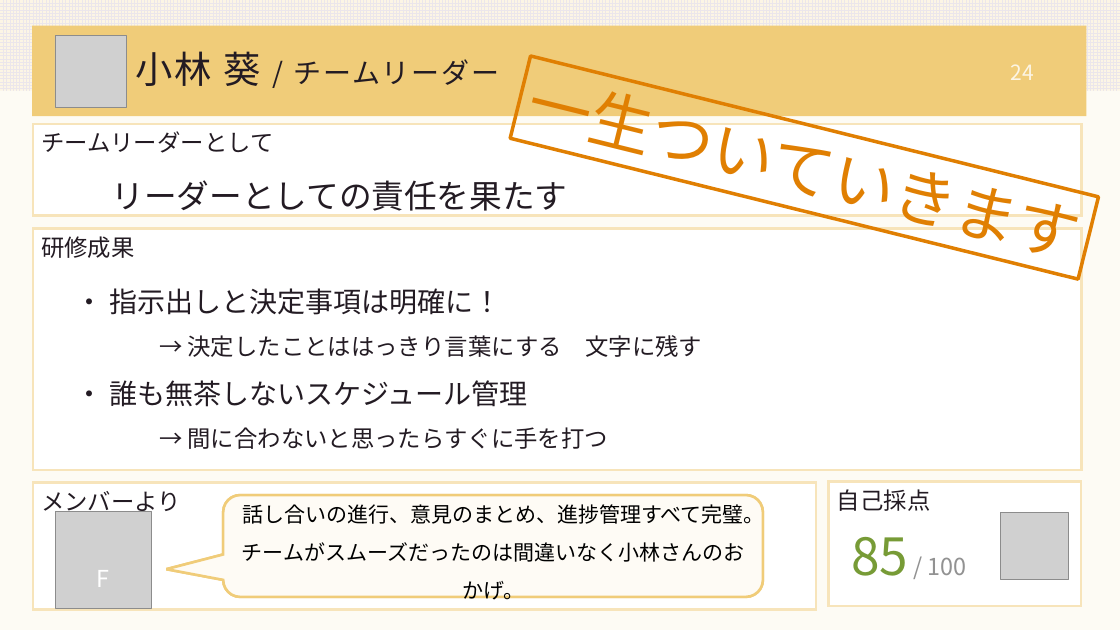
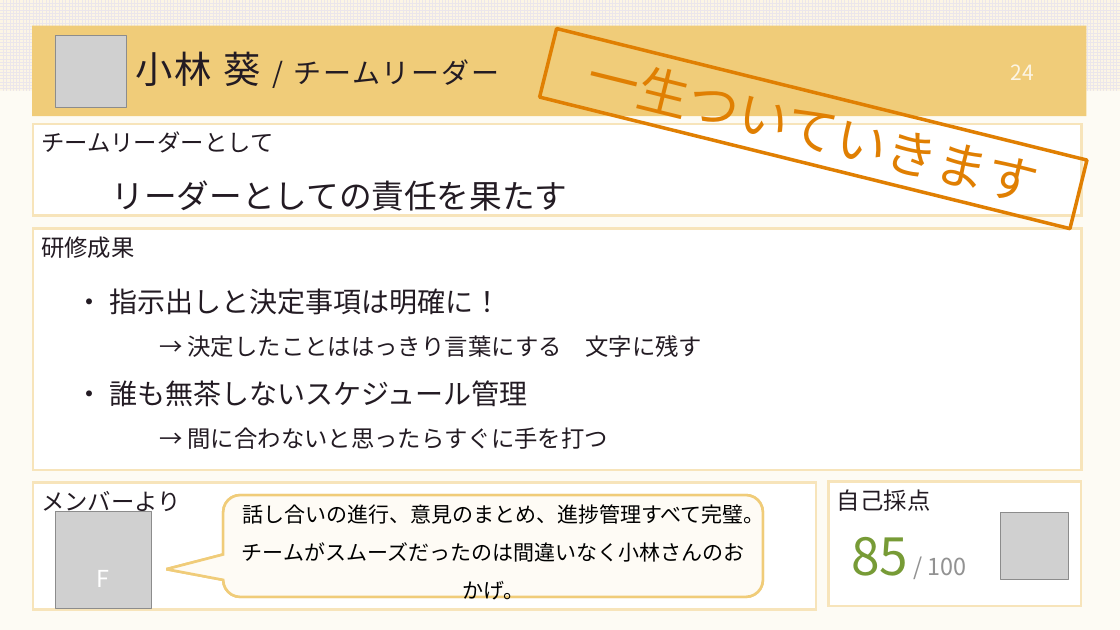
Before and after one commit to DOJO-2021/A-4, a slide deck: slide 24 of documents/worldMap発表資料改良.pptx. Drawn at 1120x630 pixels with LibreOffice and Linux fonts; fonts in the diff are those of the drawing; grey boxes stand for pictures. Boxes give left, top, right and bottom in pixels: in the first picture for what was removed or moved away, otherwise in the second. Text is boxed around its words. In the diff, an @@ line names an element or a change of style, - is before the commit and + after.

```diff
--- a/documents/worldMap発表資料改良.pptx
+++ b/documents/worldMap発表資料改良.pptx
@@ rectangle "一生ついていきます": place and size @@
-rectangle "一生ついていきます" at box(510, 56, 1099, 279)
+rectangle "一生ついていきます" at box(540, 29, 1088, 229)
@@ rectangle "一生ついていきます" at box(540, 29, 1088, 229): size 54 to 44 pt @@
```
Also in this commit, not shown: 6 other slides changed.
